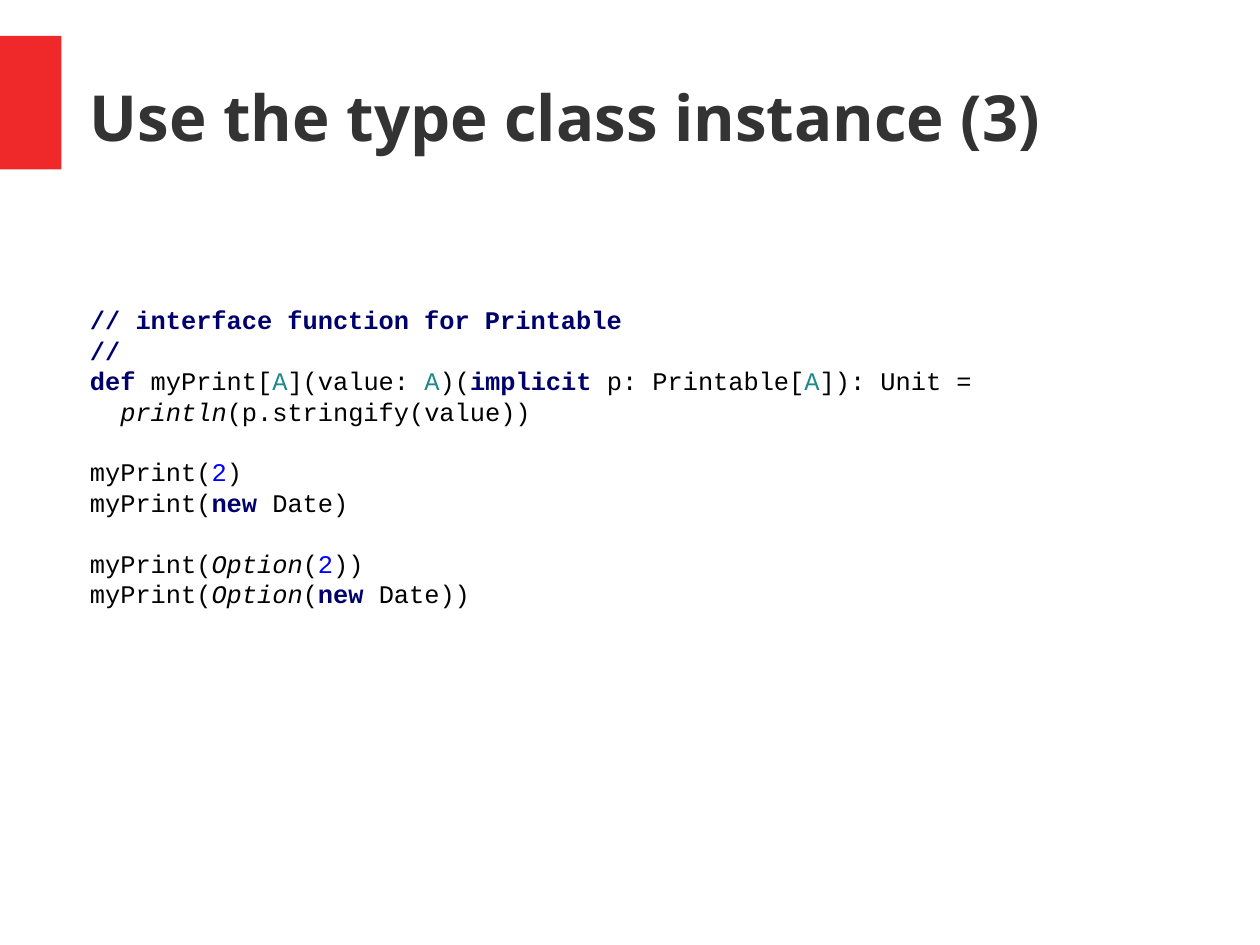
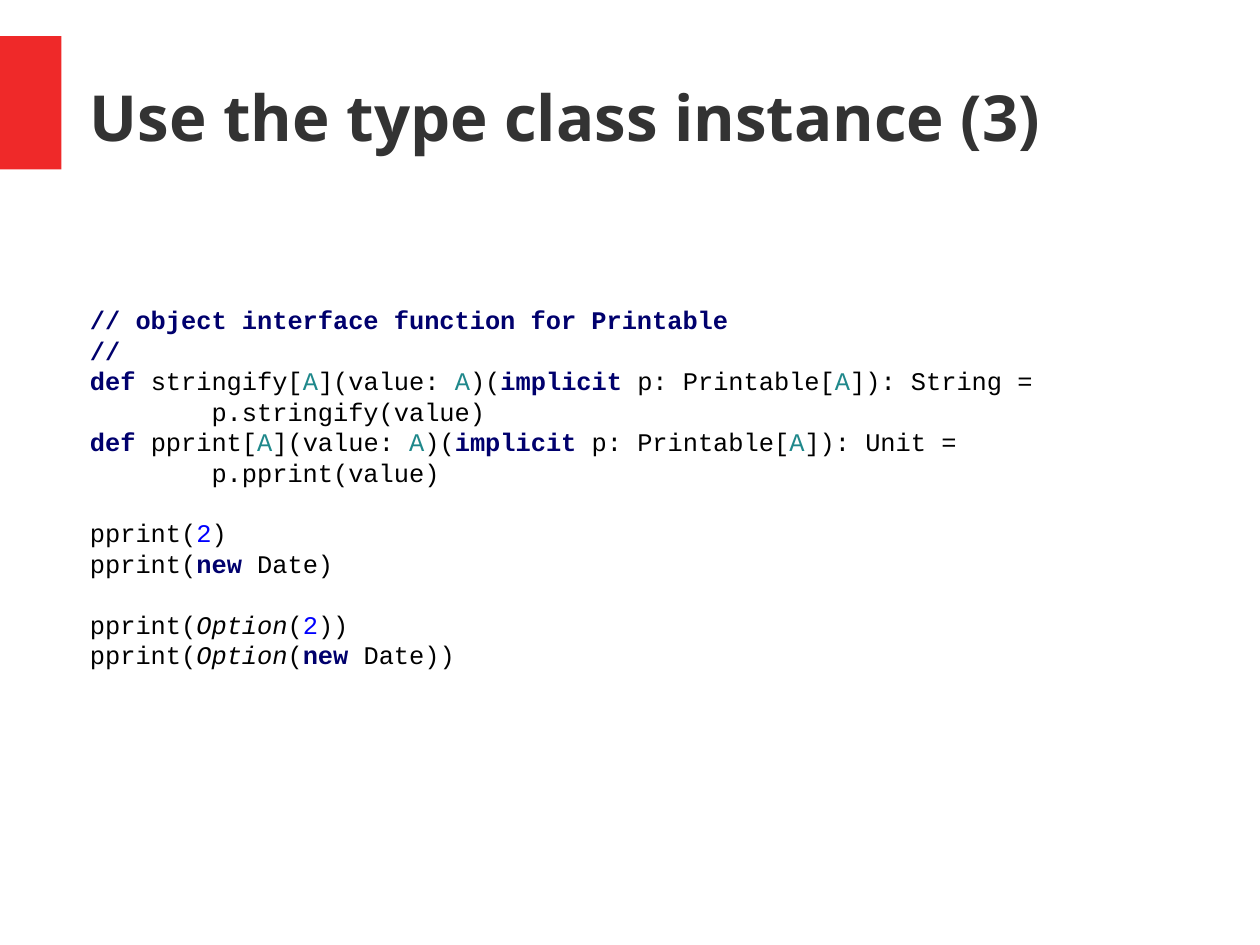
Before and after one commit to hermannhueck/typeclasses, a slide deck: slide 19 of Slides/TypeClasses.pptx. Drawn at 1260x945 pixels with LibreOffice and Linux fonts; fonts in the diff are those of the drawing. Boxes give left, top, right and bottom in pixels: in the first picture for what was removed or moved away, otherwise in the second. Text is boxed around its words. In the diff, an @@ line names an element or a change of style, - is before the commit and + after.

```diff
--- a/Slides/TypeClasses.pptx
+++ b/Slides/TypeClasses.pptx
@@ text at (x1=136, y1=311, x2=728, y2=335): text changed @@
-// interface function for Printable
+// object interface function for Printable
@@ text at (x1=90, y1=372, x2=1002, y2=670): text changed @@
-def myPrint[A](value: A)(implicit p: Printable[A]): Unit =
-println(p.stringify(value))
-myPrint(2)
-myPrint(new Date)
-myPrint(Option(2))
-myPrint(Option(new Date))
+def stringify[A](value: A)(implicit p: Printable[A]): String =
+p.stringify(value)
+def pprint[A](value: A)(implicit p: Printable[A]): Unit =
+p.pprint(value)
+pprint(2)
+pprint(new Date)
+pprint(Option(2))
+pprint(Option(new Date))
```
Also in this commit, not shown: 12 other slides changed, 1 other file.
